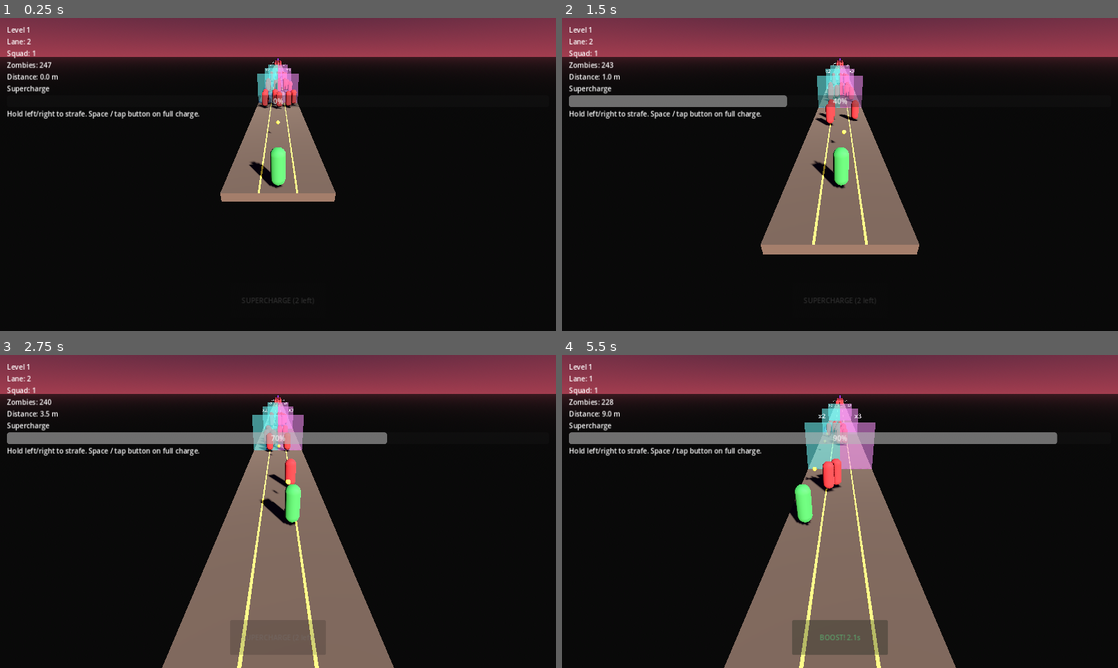
Above: before the commit, frames 1-4 (two rows, left to right).
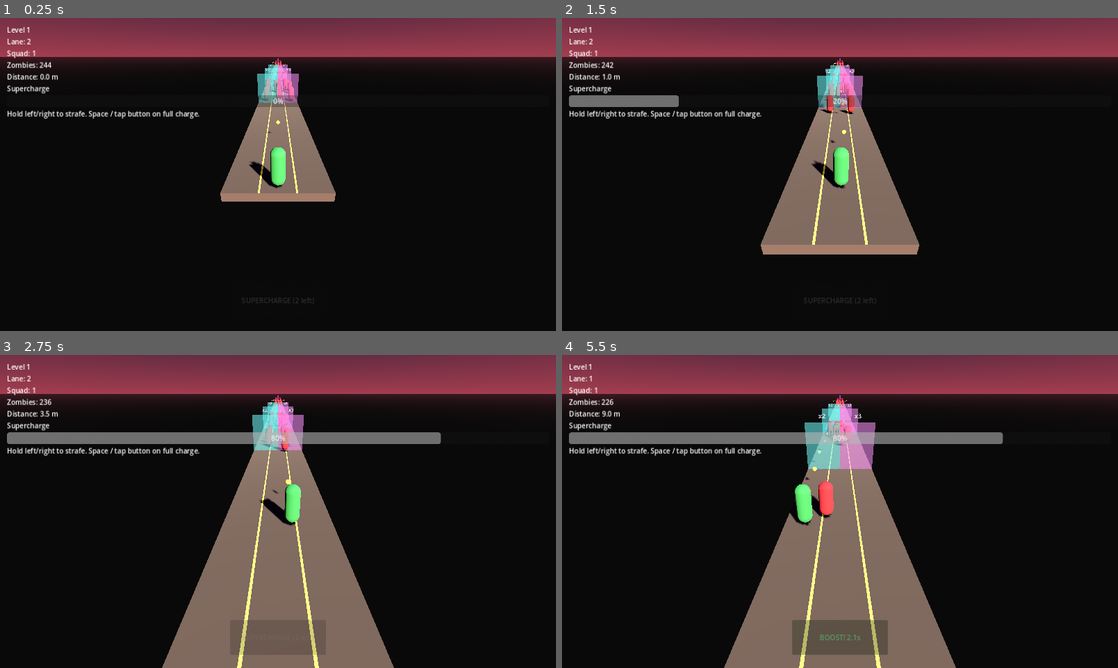
Above: after the commit, the same moments.

Repository: PawandeepSinghKhalsa/Hold-the-Line
Game: Godot game, scene res://scenes/level_2.tscn
The game is run twice, just before and just after one commit, with the same random seed, the same clock (stepped at 60 frames per second) and the same inputs. This scene is started directly instead of the project's main scene.
Inputs (mouse positions are in pixels of both pictures, inside the frame that each line leads up to):
- Up to frame 1 (0.25 s): no input
- Up to frame 2 (1.5 s): move the mouse to (962, 158) at 0.52 s; hold D (move_right) 0.53-1.25 s; hold Space (supercharge) 0.53-1.25 s; click (962, 158) at 0.67 s; drag from (728, 190) to (812, 237) at 1.27 s
- Up to frame 3 (2.75 s): move the mouse to (333, 442) at 2.02 s; hold D (move_right) from 2.03 s (still down); hold Space (supercharge) from 2.03 s (still down)
- Up to frame 4 (5.5 s): release D (move_right) at 2.75 s; release Space (supercharge) at 2.75 s; drag from (812, 574) to (673, 464) at 2.77 s; move the mouse to (1006, 558) at 3.52 s; hold A (move_left) 3.53-4.25 s; hold Space (supercharge) 3.53-4.25 s; drag from (673, 464) to (756, 433) at 4.27 s; move the mouse to (867, 511) at 5.02 s; hold A (move_left) from 5.03 s (still down); hold Space (supercharge) from 5.03 s (still down); click (867, 511) at 5.17 s

The runs differ from the first frame. In frame 1, 0.3% of the frame differs, in the area x 8-54%, y 14-30%; in frame 2, 1.2%, in the area x 8-54%, y 14-35%; in frame 3, 0.8%; in frame 4, 1.1%.
Error in both runs: Invalid access to property or key 'lane_index' on a base object of type 'CharacterBody3D (soldier.gd)'. (res://scripts/hud.gd:41)

Commit message:
Level 2 opening: drop Advance A to 3 zombies and push back to z=-18
Even after the last retune the opening was killing players. Root cause
is that chase AI with LATERAL_GAIN=1.4 lets side-lane zombies slide
into the player's X faster than bullets can pick them off, so 6 zombies
spread across 3 lanes outpace a solo soldier regardless of strafing.

Reducing Advance A to 1 zombie per lane (3 total) at z=-18 gives the
player ~4 seconds before first contact and only 3 targets — enough to
clear them solo and reach the first gate with squad=1 intact. The
difficulty bump from Level 1 now lives in the mid-game (Advance C +
the 210-zombie horde + 120-HP boss), not the opening five seconds.

https://claude.ai/code/session_01WNZkPqonAe5zQESFZUsP36

Diff:
--- a/scenes/level_2.tscn
+++ b/scenes/level_2.tscn
@@ -97,9 +97,9 @@
 [node name="AdvanceGroupA" type="Node3D" parent="."]
 script = ExtResource("5_spawner")
 zombie_scene = ExtResource("4_zombie")
-zombies_per_lane = 2
+zombies_per_lane = 1
 row_spacing = 1.6
-horde_front_z = -14.0
+horde_front_z = -18.0
 
 [node name="AdvanceGroupB" type="Node3D" parent="."]
 script = ExtResource("5_spawner")
